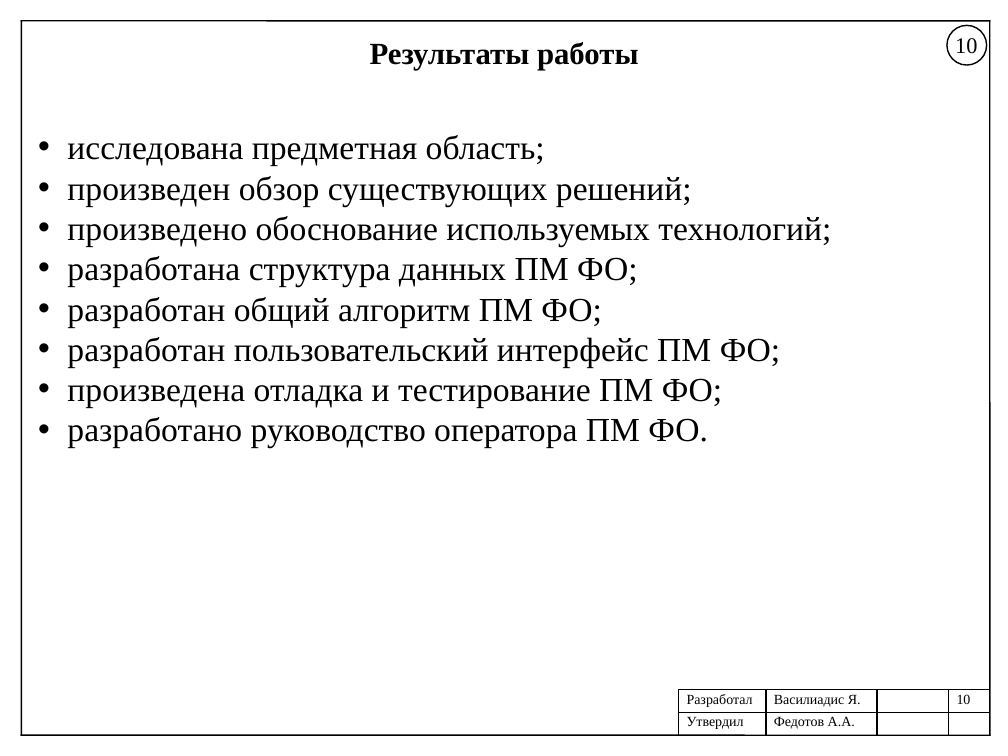
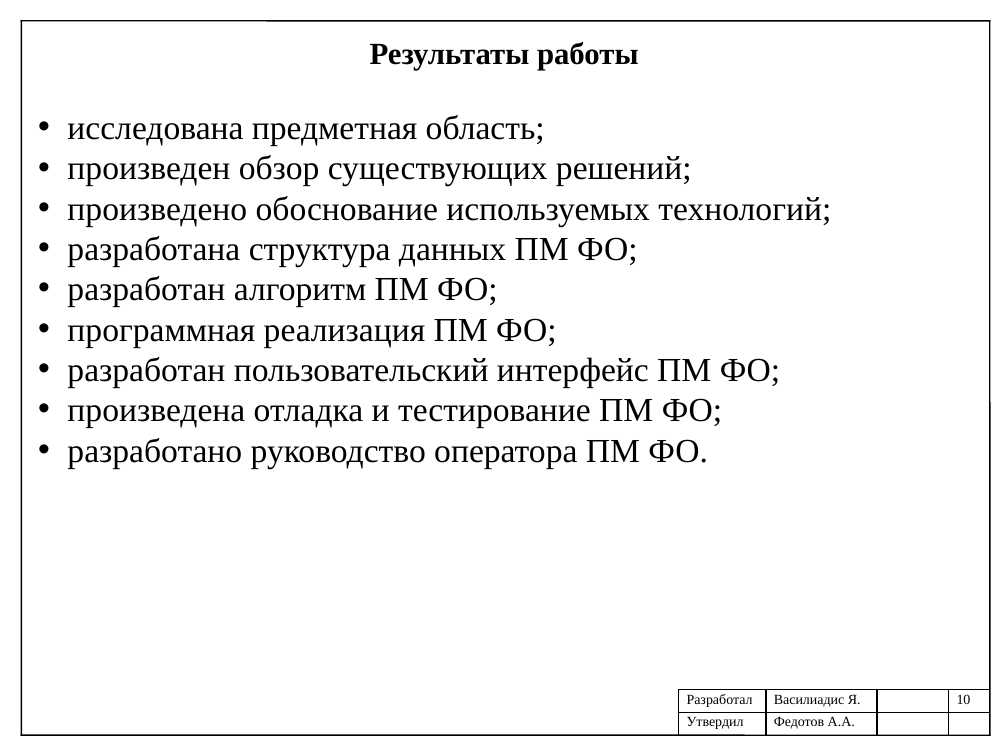
Before and after one commit to helllynx/my_pain, a slide deck: slide 10 of Document/FINAL/Презентация_Василиадис.pptx. Drawn at 1008x756 pixels with LibreOffice and Linux fonts; fonts in the diff are those of the drawing. Boxes give left, top, right and bottom in pixels: in the first picture for what was removed or moved away, otherwise in the second. Text is boxed around its words. In the diff, an @@ line names an element or a change of style, - is before the commit and + after.

```diff
--- a/Document/FINAL/Презентация_Василиадис.pptx
+++ b/Document/FINAL/Презентация_Василиадис.pptx
@@ ellipse removed at [947, 25, 986, 65] @@
@@ text removed at [955, 38, 977, 54] @@
-10
@@ text "исследована предметная область;": place and size @@
-text "исследована предметная область;" at [67, 135, 831, 448]
+text "исследована предметная область;" at [67, 115, 831, 468]
@@ text at [67, 276, 557, 347]: text changed @@
-• разработан общий алгоритм ПМ ФО;
+• разработан алгоритм ПМ ФО;
+• программная реализация ПМ ФО;
```
Also in this commit, not shown: 9 other slides changed, 14 other files.
